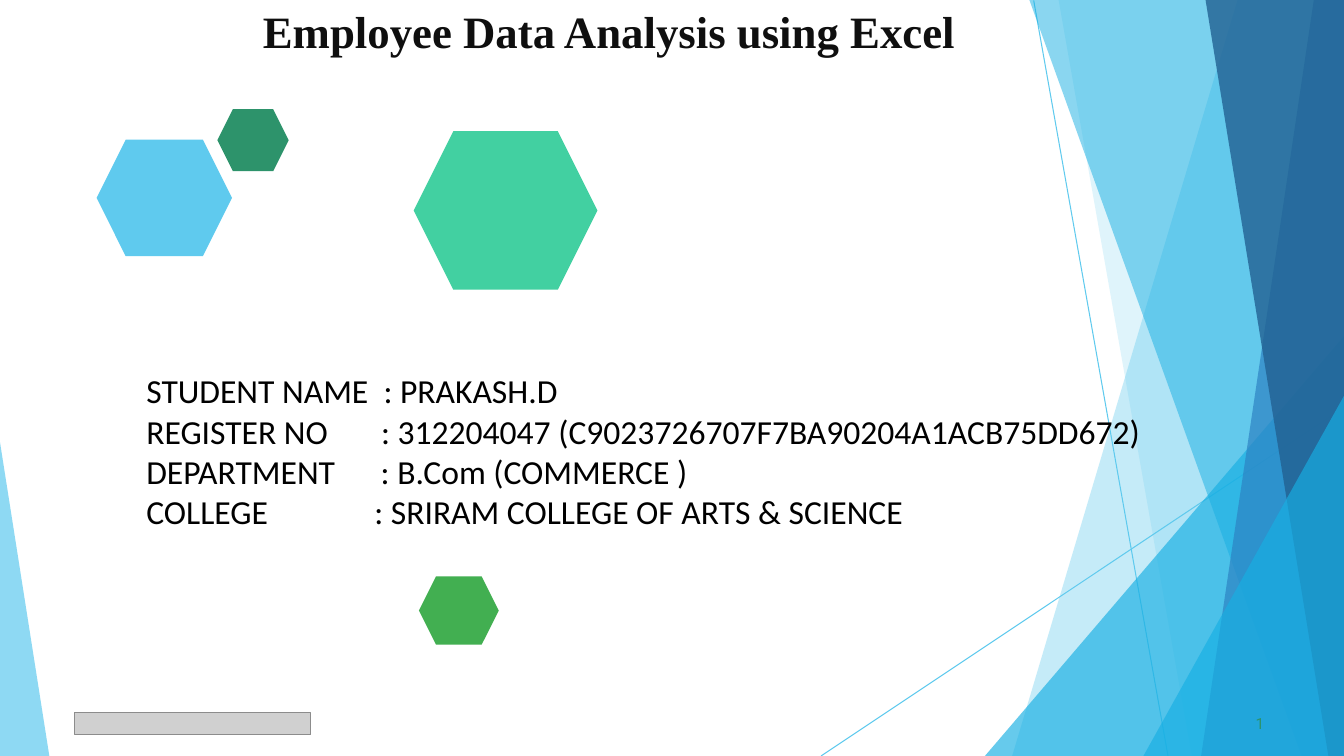
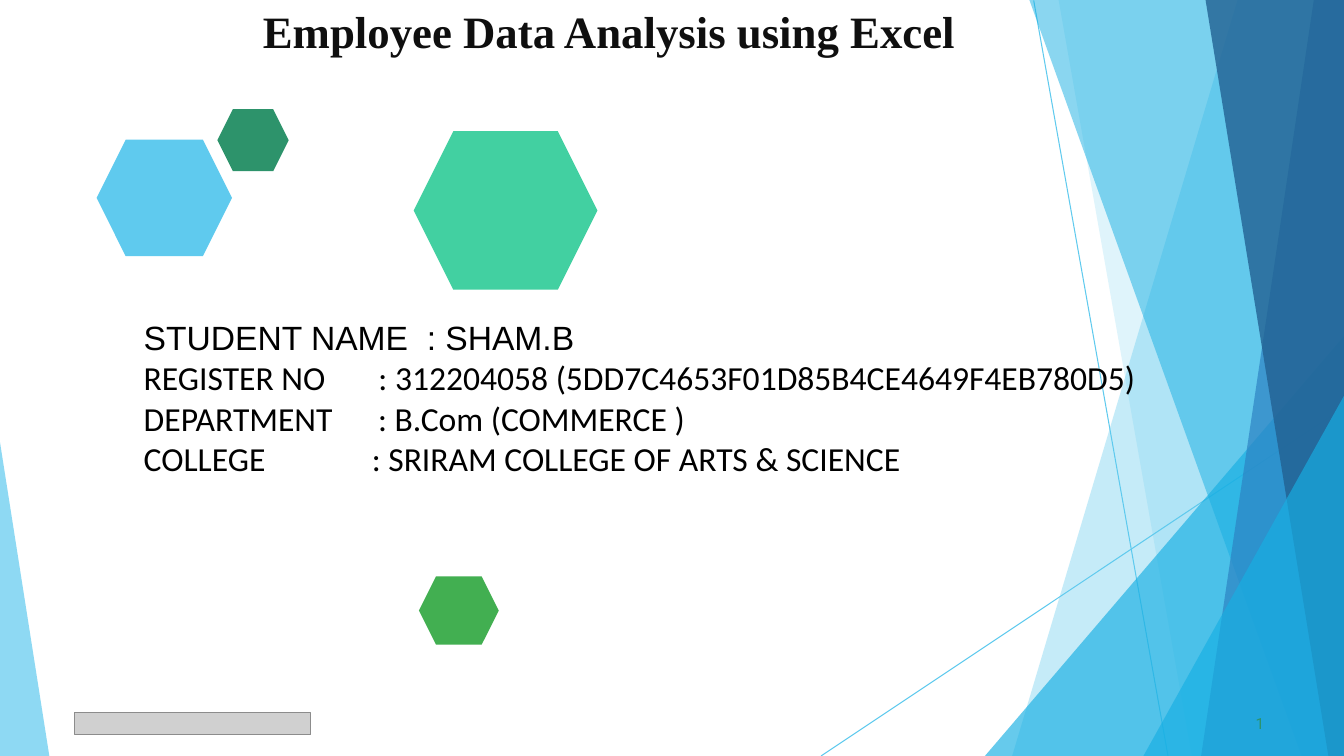
Before and after one commit to Shammmmmmmm/TNSDC-DATA-ANALYTICS, a slide deck: slide 1 of Employee_Data_Analysis_2.pptx. Drawn at 1344x756 pixels with LibreOffice and Linux fonts; fonts in the diff are those of the drawing; grey boxes stand for pictures. Boxes give left, top, right and bottom in pixels: in the first picture for what was removed or moved away, otherwise in the second. Text is boxed around its words. In the diff, an @@ line names an element or a change of style, - is before the commit and + after.

```diff
--- a/Employee_Data_Analysis_2.pptx
+++ b/Employee_Data_Analysis_2.pptx
@@ text "STUDENT NAME : SHAM.B": place and size @@
-text "STUDENT NAME : SHAM.B" at bbox=[146, 381, 1139, 525]
+text "STUDENT NAME : SHAM.B" at bbox=[144, 326, 1135, 472]
@@ text at bbox=[144, 326, 1135, 399]: text changed @@
-STUDENT NAME : PRAKASH.D
-REGISTER NO : 312204047 (C9023726707F7BA90204A1ACB75DD672)
+STUDENT NAME : SHAM.B
+REGISTER NO : 312204058 (5DD7C4653F01D85B4CE4649F4EB780D5)
```
Also in this commit, not shown: 10 other slides changed.
